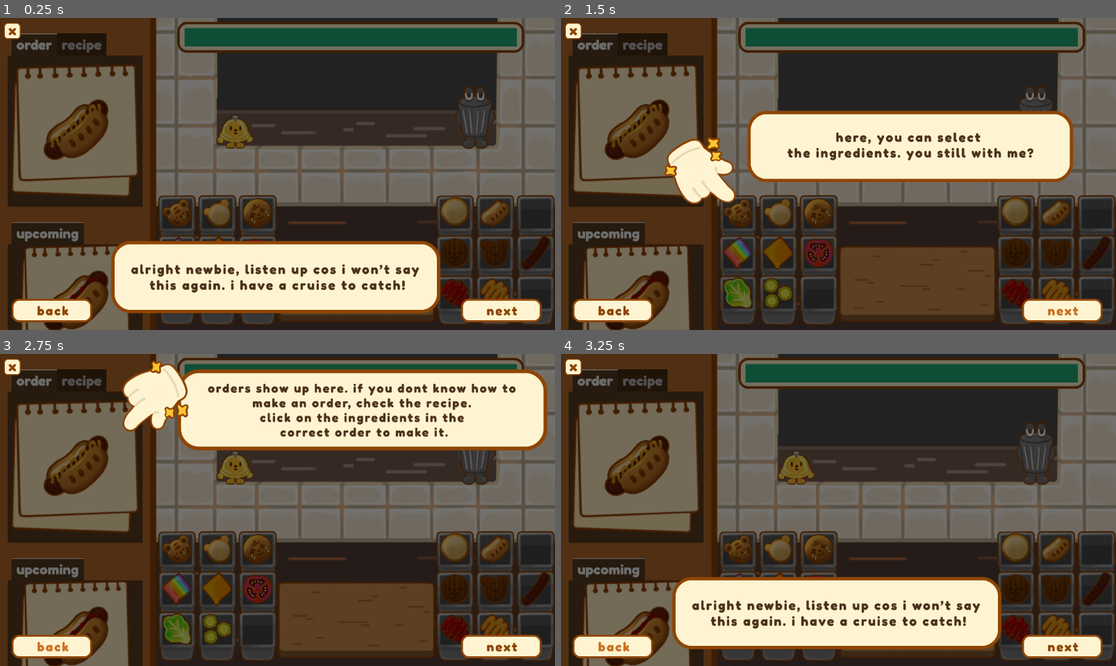
Above: before the commit, frames 1-4 (two rows, left to right).
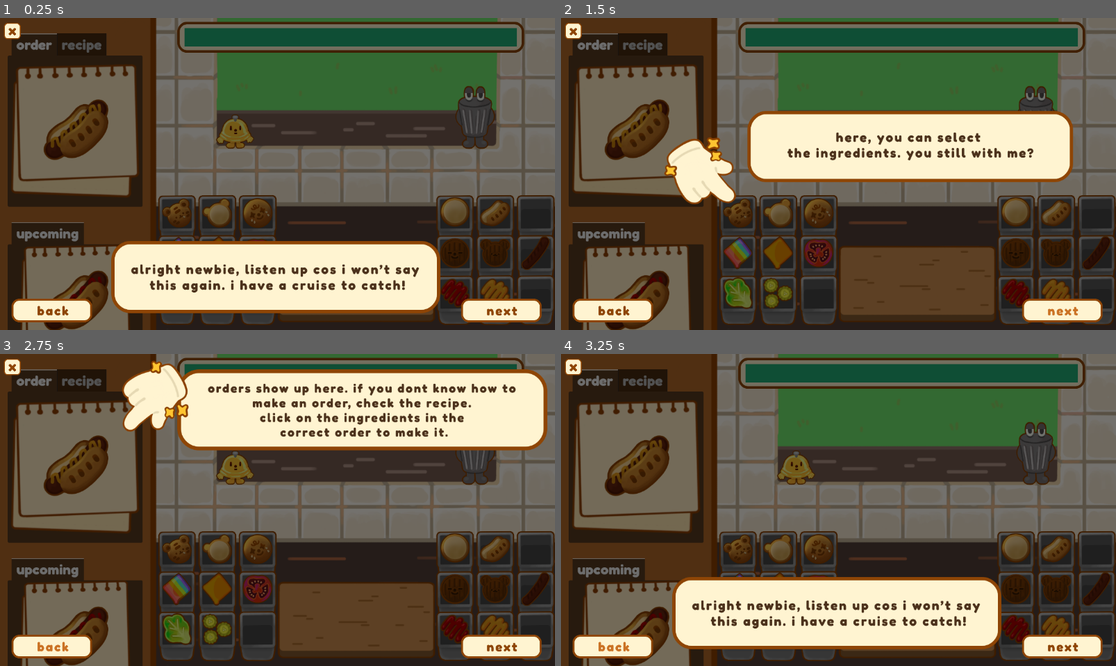
Above: after the commit, the same moments.

Repository: Gus700/FoodTruckBattles
Game: Godot game, scene res://scenes/LevelTutorial.tscn
Two runs of this game, one before a commit and one after it. Both use one fixed random seed, a clock stepped at 60 frames per second and the inputs below. This scene is started directly instead of the project's main scene.
Inputs:
- Up to frame 1 (0.25 s): no input
- Up to frame 2 (1.5 s): click "Next Step" at 0.5 s; click "Next Step" at 1.25 s
- Up to frame 3 (2.75 s): click "Next Step" at 2 s
- Up to frame 4 (3.25 s): click "Next Step" at 2.75 s

The runs differ from the first frame. In frame 1, 9.6% of the frame differs, in the area x 39-90%, y 0-30%; in frame 2, 9.6%; in frame 3, 0.7%; in frame 4, 9.6%.

Commit message:
added gras background to gameplay scene

Diff:
--- a/scenes/Level.tscn
+++ b/scenes/Level.tscn
@@ -1,8 +1,9 @@
-[gd_scene load_steps=57 format=3 uid="uid://eddd6ar36cnd"]
+[gd_scene load_steps=58 format=3 uid="uid://eddd6ar36cnd"]
 
 [ext_resource type="Texture2D" uid="uid://ce2jy6qqbguns" path="res://assets/backgrounds/workstation.png" id="1_a7l8k"]
 [ext_resource type="Script" path="res://scripts/level.gd" id="1_ex6i6"]
 [ext_resource type="Texture2D" uid="uid://c3h8mxfu75l6o" path="res://assets/objects/cutting_board.png" id="2_bx5sw"]
+[ext_resource type="Texture2D" uid="uid://41c5yr5rkdgb" path="res://assets/backgrounds/grass.png" id="2_c56ox"]
 [ext_resource type="Script" path="res://scripts/orderArea.gd" id="2_ieeiu"]
 [ext_resource type="Resource" uid="uid://cakvkdq02hsno" path="res://resourceData/orders/clownBurger.tres" id="3_7sijh"]
 [ext_resource type="PackedScene" uid="uid://bxcpeosapmm1b" path="res://scenes/SelectableIngredient.tscn" id="3_8wd3s"]
@@ -71,6 +72,16 @@
 grow_vertical = 2
 script = ExtResource("1_ex6i6")
 
+[node name="TextureRect" type="TextureRect" parent="."]
+layout_mode = 1
+anchors_preset = 15
+anchor_right = 1.0
+anchor_bottom = 1.0
+grow_horizontal = 2
+grow_vertical = 2
+texture = ExtResource("2_c56ox")
+expand_mode = 1
+
 [node name="Background" type="TextureRect" parent="."]
 layout_mode = 1
 anchors_preset = 15
Binary file added: assets/backgrounds/grass.png
Not shown, added: assets/backgrounds/grass.png.import
